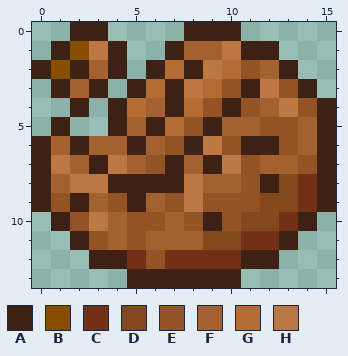
Edited in one commit: pixel-art sprite (CookieMod/Items/GingerCookie.png). The first picture shows the starting point.
The file is 32x28 pixels, drawn in blocks of 2x2; one block is one cell here.
Palette (. is transparent): A #3d2114  B #874e00  C #723016  D #84481d  E #935324  F #a3612f  G #b56c34  H #bc7742
Pixels before, first column x 0:
 0 ..AA....AAA.....
 1 .ABHA..AFFHAA...
 2 ABAFA.AGAHGEFA..
 3 .AFA.AGAHGEAHEA.
 4 ..A.AGFAGEAEFHEA
 5 .A..AFAGEAFFEEFA
 6 AFAFFAFEAHEAAEFA
 7 AHFAHFEAFAHEFFEA
 8 AFHHAAAAHFFEADCA
 9 AEAFEAFEHEEEDDCA
10 .AEHFEEFEAEDDCA.
11 ..AEFEFFFDDCCA..
12 ...AACECCCCAA...
13 .....AAAAAA.....
Now the later version:
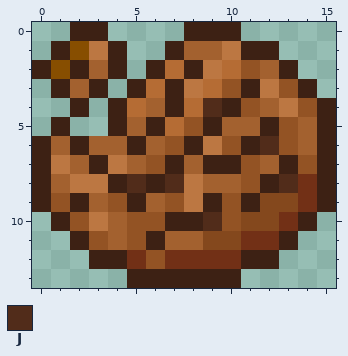
Colours new in this view: J #512c1a
Change:
y 4: x 9 E -> J
y 5: x 12 E -> A
y 6: x 12 A -> J
y 7: x 10 H -> A; x 13 F -> A
y 8: x 5 A -> J; x 7 A -> J; x 13 D -> J
y 9: x 9 E -> A; x 11 E -> A
y 10: x 7..9 FEA -> AAJ
y 11: x 6 F -> A
Where, in picture pixels (left, top, right, bottom), the same in both pictures:
changed: (127, 98, 298, 250)
